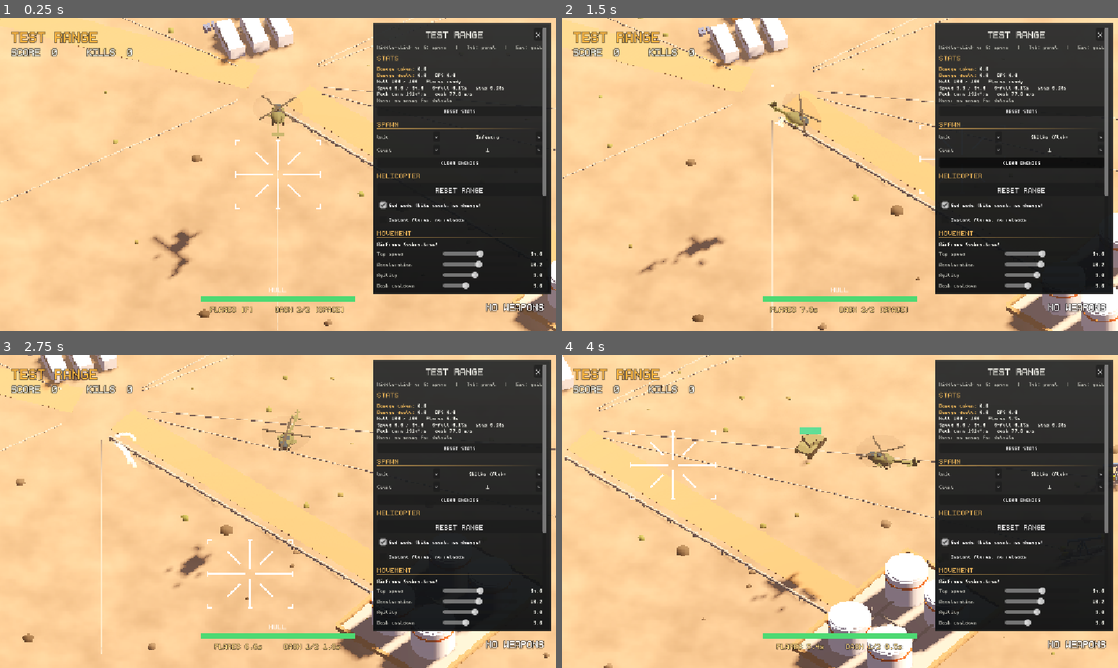
Above: before the commit, frames 1-4 (two rows, left to right).
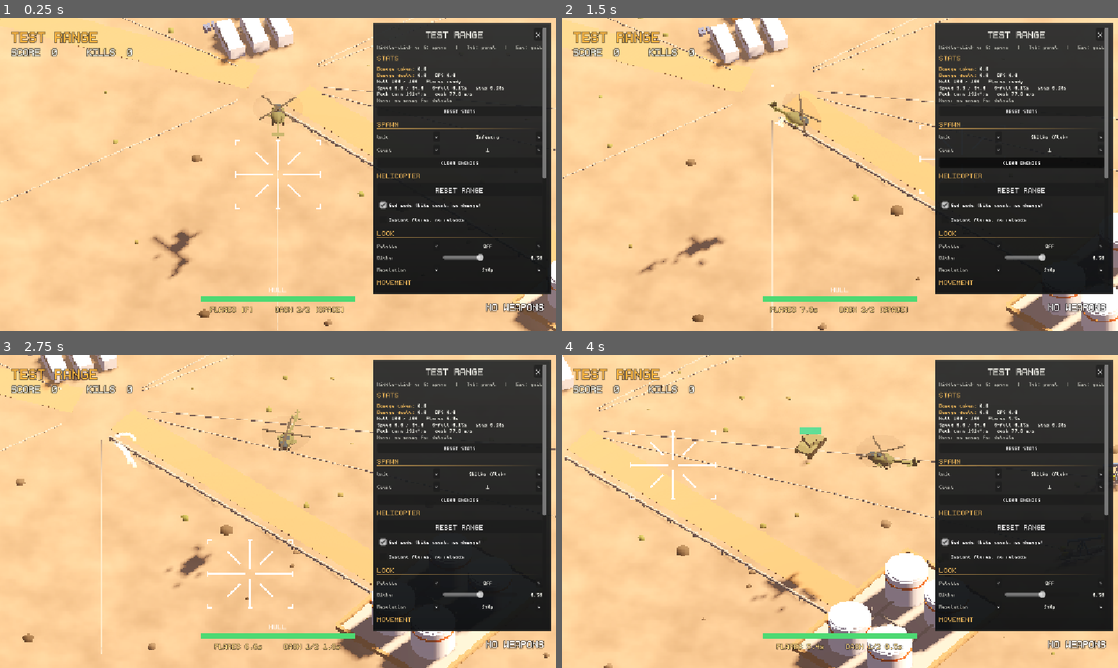
Above: after the commit, the same moments.

Repository: chronicallydev/CAS
Game: Godot game, scene res://features/test_range/test_range.tscn
The game is run twice, just before and just after one commit, with the same random seed, the same clock (stepped at 60 frames per second) and the same inputs.
Inputs (mouse positions are in pixels of both pictures, inside the frame that each line leads up to):
- Up to frame 1 (0.25 s): no input
- Up to frame 2 (1.5 s): click "<" at 0.5 s; tap Enter at 1.25 s; move the mouse to (962, 158) at 1.27 s; hold D from 1.28 s (still down); tap F at 1.35 s; click (962, 158) at 1.42 s
- Up to frame 3 (2.75 s): tap Space at 1.52 s; release D at 2 s; drag from (166, 527) to (250, 574) at 2.02 s
- Up to frame 4 (4 s): move the mouse to (895, 442) at 2.77 s; hold D 2.78-3.5 s; tap G at 2.85 s; drag from (812, 574) to (673, 464) at 3.52 s

The runs differ from the first frame. In frame 1, 1.0% of the frame differs, in the area x 67-99%, y 50-87%; in frame 2, 1.0%; in frame 3, 1.0%; in frame 4, 1.0%.

Commit message:
Add retro palette and dither pass with a LOOK panel
- New colour pass on the upscaled pixel-art image: snaps each low-res
  pixel to a palette (matched in OKLab) or per-channel levels, with 4x4
  ordered dithering pinned to the ground as the camera scrolls
- Monochrome palettes dither between the two nearest shades, after a
  darkening curve so the bright desert isn't washed out
- Palettes: Mega Drive 512, Endesga 32, PICO-8, Game Boy, Master System
  64, Black & White, Grey 4 (off by default)
- Test range LOOK section: palette, dither amount and pixel resolution

Diff:
--- a/features/test_range/test_range_panel.gd
+++ b/features/test_range/test_range_panel.gd
@@ -6,6 +6,8 @@
 #                and DPS, and the enemy under the cursor
 #   SPAWN      - unit and count; middle-click or G drops them at the cursor
 #   HELICOPTER - reset the range, god mode, instant flares and no reloads
+#   LOOK       - retro palette, dither amount and pixel resolution (set on
+#                the PixelArt autoload, so they last across resets)
 #   MOVEMENT   - live sliders for the flight model and dash; kept across
 #                resets. COPY puts the changed values on the clipboard, to
 #                bake into cobra.tres / helicopter.gd.
@@ -22,6 +24,8 @@
 var selected_unit: int = 0
 var spawn_count: int = 1
 const COUNTS := [1, 3, 5, 10]
+## Heights of the low-res image to pick from (PixelArt.target_height).
+const RESOLUTIONS := [120.0, 144.0, 160.0, 180.0, 200.0, 240.0, 288.0]
 
 ## The movement sliders: [property, label, min, max, step], grouped by
 ## where the value lives. The airframe group comes from cobra.tres (the
@@ -253,6 +257,7 @@
 	clear(setup_box)
 	build_spawn(setup_box)
 	build_helicopter(setup_box)
+	build_look(setup_box)
 	build_movement(setup_box)
 
 
@@ -278,6 +283,22 @@
 	box.add_child(check("Instant flares, no reloads", range_context.infinite_ammo, func(on: bool) -> void:
 		range_context.infinite_ammo = on
 		range_context.apply_cheats()))
+
+
+func build_look(box: VBoxContainer) -> void:
+	box.add_child(section("LOOK"))
+	box.add_child(stepper("Palette", RetroPalettes.LIST[PixelArt.palette].name, func(step: int) -> void:
+		PixelArt.palette += step
+		refresh()))
+	box.add_child(slider("Dither", PixelArt.dither, 0.5, 0.0, 1.0, 0.05, func(value: float) -> void:
+		PixelArt.dither = value))
+	var height := PixelArt.target_height
+	box.add_child(stepper("Resolution", "%dp" % roundi(height), func(step: int) -> void:
+		var index := RESOLUTIONS.find(height)
+		if index == -1:
+			index = RESOLUTIONS.find(240.0)
+		PixelArt.target_height = RESOLUTIONS[clampi(index + step, 0, RESOLUTIONS.size() - 1)]
+		refresh()))
 
 
 func build_movement(box: VBoxContainer) -> void:
--- a/shared/pixelart/pixel_art.gd
+++ b/shared/pixelart/pixel_art.gd
@@ -8,7 +8,8 @@
 # filtering behind the 2D UI, which stays crisp. With an orthographic
 # camera the pixel camera is snapped to the pixel grid and the leftover
 # sub-pixel offset is applied to the upscaled image, so the scene doesn't
-# shimmer as the view moves.
+# shimmer as the view moves. A retro colour pass on the upscaled image can
+# then snap it to a limited palette with ordered dithering (RetroPalettes).
 #
 # It is global because it follows whichever context's camera is active.
 # It holds no game state: the root context switches it on or off from
@@ -17,6 +18,7 @@
 # Approach adapted from "3D Pixel Art - Tutorial" by Eduardo Schildt (MIT).
 
 const OUTLINE_SHADER := preload("res://shared/pixelart/pixel_outline.gdshader")
+const PALETTE_SHADER := preload("res://shared/pixelart/retro_palette.gdshader")
 
 # Set by the root context from GameSettings.pixel_art.
 @export var enabled: bool = true
@@ -24,8 +26,21 @@
 @export var target_height: float = 240.0
 # Convert every StandardMaterial3D to toon shading as it appears.
 @export var toon_shading: bool = true
+# Index into RetroPalettes.LIST (0 = off).
+@export var palette: int = 0:
+	set(value):
+		palette = posmod(value, RetroPalettes.LIST.size())
+		if palette_material != null:
+			RetroPalettes.apply(palette_material, palette)
+# Ordered dither amount for the palette: 0 = hard bands, 1 = full step.
+@export_range(0.0, 1.0) var dither: float = 0.5:
+	set(value):
+		dither = value
+		if palette_material != null:
+			palette_material.set_shader_parameter("dither", dither)
 
 var viewport: SubViewport
+var palette_material: ShaderMaterial
 var pixel_camera: Camera3D
 var outline: MeshInstance3D
 var layer: CanvasLayer
@@ -77,6 +92,11 @@
 	display.stretch_mode = TextureRect.STRETCH_SCALE
 	display.expand_mode = TextureRect.EXPAND_IGNORE_SIZE
 	display.mouse_filter = Control.MOUSE_FILTER_IGNORE
+	palette_material = ShaderMaterial.new()
+	palette_material.shader = PALETTE_SHADER
+	display.material = palette_material
+	palette = palette
+	dither = dither
 	layer.add_child(display)
 
 	get_tree().node_added.connect(_on_node_added)
@@ -132,6 +152,8 @@
 	# How much taller the low-res image is than the window (the margin).
 	var scale_y: float = low.y * pixel_size / window.y
 	var shift := Vector2.ZERO
+	# The camera's whole-pixel position, to pin the dither to the ground.
+	var dither_offset := Vector2i.ZERO
 
 	# Fold the camera's shake offsets into its position.
 	var xform := camera.global_transform
@@ -150,9 +172,12 @@
 		# ...and move the upscaled image by what was left over.
 		var residual := Vector2(local.x - snapped.x, local.y - snapped.y) / world_per_pixel
 		shift = Vector2(-residual.x, residual.y) * pixel_size
+		# Image y runs down, the camera's y up.
+		dither_offset = Vector2i(roundi(snapped.x / world_per_pixel), -roundi(snapped.y / world_per_pixel))
 	else:
 		pixel_camera.fov = rad_to_deg(2.0 * atan(tan(deg_to_rad(camera.fov) * 0.5) * scale_y))
 
+	palette_material.set_shader_parameter("dither_offset", dither_offset)
 	pixel_camera.global_transform = xform
 	display.position = (window - display.size) * 0.5 + shift
 
--- /dev/null
+++ b/shared/pixelart/retro_palette.gdshader
@@ -0,0 +1,120 @@
+// Retro colour pass on the upscaled pixel-art image (see pixel_art.gd).
+// Each low-res pixel is snapped to a limited set of colours, with 4x4
+// ordered (Bayer) dithering where the true colour falls between two:
+//   mode 0 - off
+//   mode 1 - nearest colour from a fixed palette, matched in OKLab so the
+//            pick looks right to the eye rather than in raw RGB
+//   mode 2 - per-channel levels, like a console's 9-bit colour (8 levels
+//            per channel = the Mega Drive's 512 colours)
+// The dither pattern is offset by the camera's whole-pixel position, so it
+// stays stuck to the ground as the view scrolls instead of crawling.
+shader_type canvas_item;
+
+const int MAX_COLORS = 32;
+
+uniform int mode = 0;
+// The palette in OKLab (for matching) and in sRGB (for output).
+uniform vec3 palette_lab[MAX_COLORS];
+uniform vec3 palette_rgb[MAX_COLORS];
+uniform int palette_size = 0;
+// Monochrome palettes (Game Boy, black & white): pick by lightness alone,
+// dithering between the two shades either side. Their colours must be
+// listed dark to light. The curve darkens (> 1) or lightens (< 1) the
+// image first, as the bright desert would otherwise come out nearly white.
+uniform bool lightness_only = false;
+uniform float lightness_curve = 1.0;
+// Steps per channel in levels mode.
+uniform float levels = 8.0;
+// 0 = hard banding, 1 = a full step of dither noise.
+uniform float dither = 0.5;
+// The camera's position in low-res pixels (set by pixel_art.gd).
+uniform ivec2 dither_offset = ivec2(0);
+
+const float BAYER[16] = float[](
+	0.0, 8.0, 2.0, 10.0,
+	12.0, 4.0, 14.0, 6.0,
+	3.0, 11.0, 1.0, 9.0,
+	15.0, 7.0, 13.0, 5.0);
+
+
+vec3 to_linear(vec3 c) {
+	return mix(c / 12.92, pow((c + 0.055) / 1.055, vec3(2.4)), step(vec3(0.04045), c));
+}
+
+
+// sRGB to OKLab (Björn Ottosson).
+vec3 to_oklab(vec3 srgb) {
+	vec3 c = to_linear(clamp(srgb, 0.0, 1.0));
+	vec3 lms = vec3(
+		0.4122214708 * c.r + 0.5363325363 * c.g + 0.0514459929 * c.b,
+		0.2119034982 * c.r + 0.6806995451 * c.g + 0.1073969566 * c.b,
+		0.0883024619 * c.r + 0.2817188376 * c.g + 0.6299787005 * c.b);
+	lms = pow(lms, vec3(1.0 / 3.0));
+	return vec3(
+		0.2104542553 * lms.x + 0.7936177850 * lms.y - 0.0040720468 * lms.z,
+		1.9779984951 * lms.x - 2.4285922050 * lms.y + 0.4505937099 * lms.z,
+		0.0259040371 * lms.x + 0.7827717662 * lms.y - 0.8086757660 * lms.z);
+}
+
+
+vec3 nearest(vec3 srgb) {
+	vec3 lab = to_oklab(srgb);
+	float best = 1e9;
+	vec3 pick = srgb;
+	for (int i = 0; i < MAX_COLORS; i++) {
+		if (i >= palette_size) {
+			break;
+		}
+		vec3 d = lab - palette_lab[i];
+		float dist = dot(d, d);
+		if (dist < best) {
+			best = dist;
+			pick = palette_rgb[i];
+		}
+	}
+	return pick;
+}
+
+
+vec3 shade(vec3 srgb, float threshold) {
+	float l = pow(clamp(to_oklab(srgb).x, 0.0, 1.0), lightness_curve);
+	// The first shade at least this light, and the one below it.
+	int upper = palette_size - 1;
+	for (int i = 1; i < MAX_COLORS; i++) {
+		if (i >= palette_size) {
+			break;
+		}
+		if (l <= palette_lab[i].x) {
+			upper = i;
+			break;
+		}
+	}
+	int lower = max(upper - 1, 0);
+	float span = max(palette_lab[upper].x - palette_lab[lower].x, 1e-4);
+	float t = clamp((l - palette_lab[lower].x) / span, 0.0, 1.0);
+	return t > 0.5 + threshold * dither ? palette_rgb[upper] : palette_rgb[lower];
+}
+
+
+void fragment() {
+	vec4 source = texture(TEXTURE, UV);
+	if (mode == 0) {
+		COLOR = source;
+	} else {
+		// Which low-res pixel this is, in world-stable terms.
+		ivec2 pixel = ivec2(floor(UV / TEXTURE_PIXEL_SIZE)) + dither_offset;
+		ivec2 cell = ((pixel % 4) + 4) % 4;
+		float threshold = (BAYER[cell.y * 4 + cell.x] + 0.5) / 16.0 - 0.5;
+
+		vec3 color;
+		if (mode == 1 && lightness_only) {
+			color = shade(source.rgb, threshold);
+		} else if (mode == 1) {
+			color = nearest(source.rgb + threshold * dither * 0.25);
+		} else {
+			float steps = max(levels - 1.0, 1.0);
+			color = clamp(floor(source.rgb * steps + 0.5 + threshold * dither) / steps, 0.0, 1.0);
+		}
+		COLOR = vec4(color, source.a);
+	}
+}
--- /dev/null
+++ b/shared/pixelart/retro_palettes.gd
@@ -0,0 +1,62 @@
+class_name RetroPalettes
+extends RefCounted
+
+# The colour sets the retro pass (retro_palette.gdshader) can snap to.
+# Each entry: name, shader mode, then either a list of sRGB hex colours
+# (mode 1) or the steps per channel (mode 2). "lightness" matches on
+# brightness only, for monochrome palettes (colours listed dark to light),
+# and "curve" darkens the image first so the bright sand isn't all white.
+
+const LIST := [
+	{"name": "Off", "mode": 0},
+	{"name": "Mega Drive 512", "mode": 2, "levels": 8},
+	{"name": "Endesga 32", "mode": 1, "colors": [
+		"be4a2f", "d77643", "ead4aa", "e4a672", "b86f50", "733e39", "3e2731", "a22633",
+		"e43b44", "f77622", "feae34", "fee761", "63c74d", "3e8948", "265c42", "193c3e",
+		"124e89", "0099db", "2ce8f5", "ffffff", "c0cbdc", "8b9bb4", "5a6988", "3a4466",
+		"262b44", "181425", "ff0044", "68386c", "b55088", "f6757a", "e8b796", "c28569"]},
+	{"name": "PICO-8", "mode": 1, "colors": [
+		"000000", "1d2b53", "7e2553", "008751", "ab5236", "5f574f", "c2c3c7", "fff1e8",
+		"ff004d", "ffa300", "ffec27", "00e436", "29adff", "83769c", "ff77a8", "ffccaa"]},
+	{"name": "Game Boy", "mode": 1, "lightness": true, "curve": 1.3, "colors": [
+		"0f380f", "306230", "8bac0f", "9bbc0f"]},
+	{"name": "Master System 64", "mode": 2, "levels": 4},
+	{"name": "Black & White", "mode": 1, "lightness": true, "curve": 1.4, "colors": [
+		"000000", "ffffff"]},
+	{"name": "Grey 4", "mode": 1, "lightness": true, "curve": 1.5, "colors": [
+		"000000", "555555", "aaaaaa", "ffffff"]},
+]
+
+
+## Sets the shader's uniforms for palette `index`.
+static func apply(material: ShaderMaterial, index: int) -> void:
+	var entry: Dictionary = LIST[index]
+	material.set_shader_parameter("mode", entry.mode)
+	material.set_shader_parameter("levels", float(entry.get("levels", 8)))
+	material.set_shader_parameter("lightness_only", entry.get("lightness", false))
+	material.set_shader_parameter("lightness_curve", entry.get("curve", 1.0))
+
+	var rgb := PackedVector3Array()
+	var lab := PackedVector3Array()
+	for hex: String in entry.get("colors", []):
+		var color := Color(hex)
+		rgb.append(Vector3(color.r, color.g, color.b))
+		lab.append(to_oklab(color))
+	material.set_shader_parameter("palette_size", rgb.size())
+	# Uniform arrays must be set to their full length.
+	rgb.resize(32)
+	lab.resize(32)
+	material.set_shader_parameter("palette_rgb", rgb)
+	material.set_shader_parameter("palette_lab", lab)
+
+
+## Same conversion as the shader's to_oklab().
+static func to_oklab(color: Color) -> Vector3:
+	var c := color.srgb_to_linear()
+	var l := pow(0.4122214708 * c.r + 0.5363325363 * c.g + 0.0514459929 * c.b, 1.0 / 3.0)
+	var m := pow(0.2119034982 * c.r + 0.6806995451 * c.g + 0.1073969566 * c.b, 1.0 / 3.0)
+	var s := pow(0.0883024619 * c.r + 0.2817188376 * c.g + 0.6299787005 * c.b, 1.0 / 3.0)
+	return Vector3(
+		0.2104542553 * l + 0.7936177850 * m - 0.0040720468 * s,
+		1.9779984951 * l - 2.4285922050 * m + 0.4505937099 * s,
+		0.0259040371 * l + 0.7827717662 * m - 0.8086757660 * s)
Not shown, added: shared/pixelart/retro_palette.gdshader.uid
Not shown, added: shared/pixelart/retro_palettes.gd.uid
